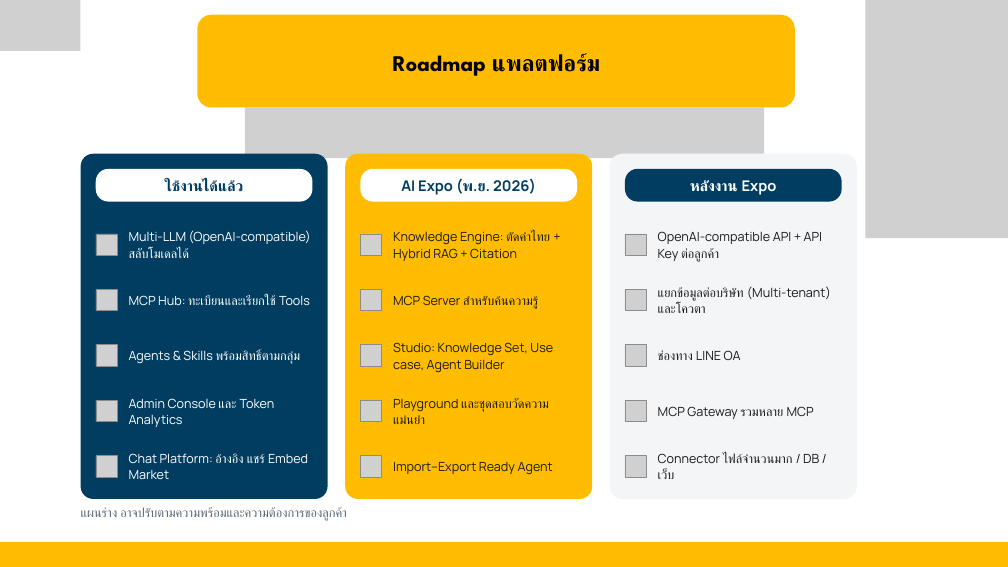
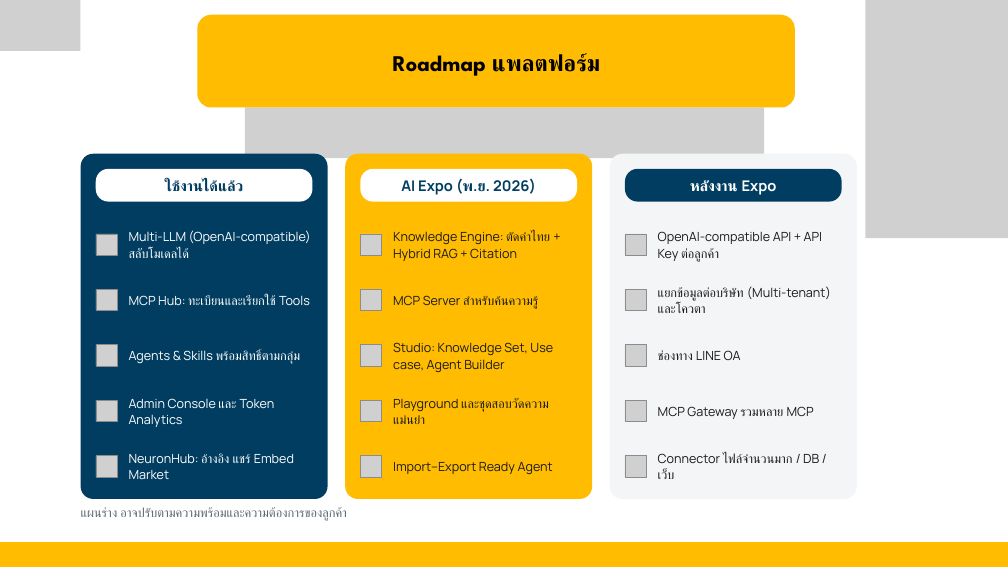
Before and after one commit to petong29149/imc-neuronknowledge, a slide deck: slide 23 of docs/sales/IMC_AI_Transformation_Packages.pptx (slide 24 before the commit). Drawn at 1008x567 pixels with LibreOffice and Linux fonts; fonts in the diff are those of the drawing; grey boxes stand for pictures. Boxes give left, top, right and bottom in pixels: in the first picture for what was removed or moved away, otherwise in the second. Text is boxed around its words. In the diff, an @@ line names an element or a change of style, - is before the commit and + after.

```diff
--- a/docs/sales/IMC_AI_Transformation_Packages.pptx
+++ b/docs/sales/IMC_AI_Transformation_Packages.pptx
@@ text at (129, 453, 294, 479): text changed @@
-Chat Platform: อ้างอิง แชร์ Embed Market
+NeuronHub: อ้างอิง แชร์ Embed Market
```
Also in this commit, not shown: 13 other slides changed, 1 slide removed, 21 other files.
